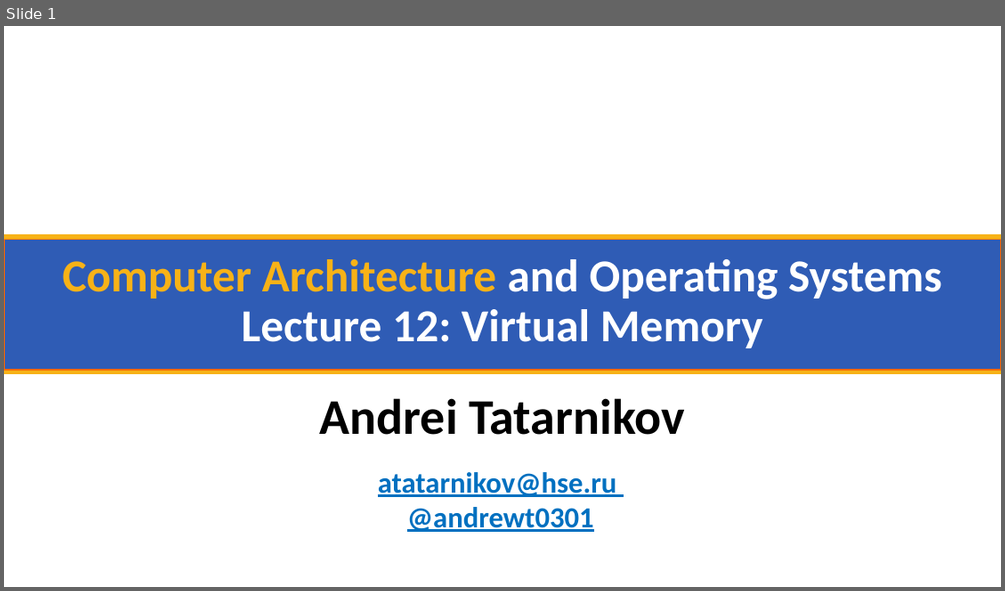
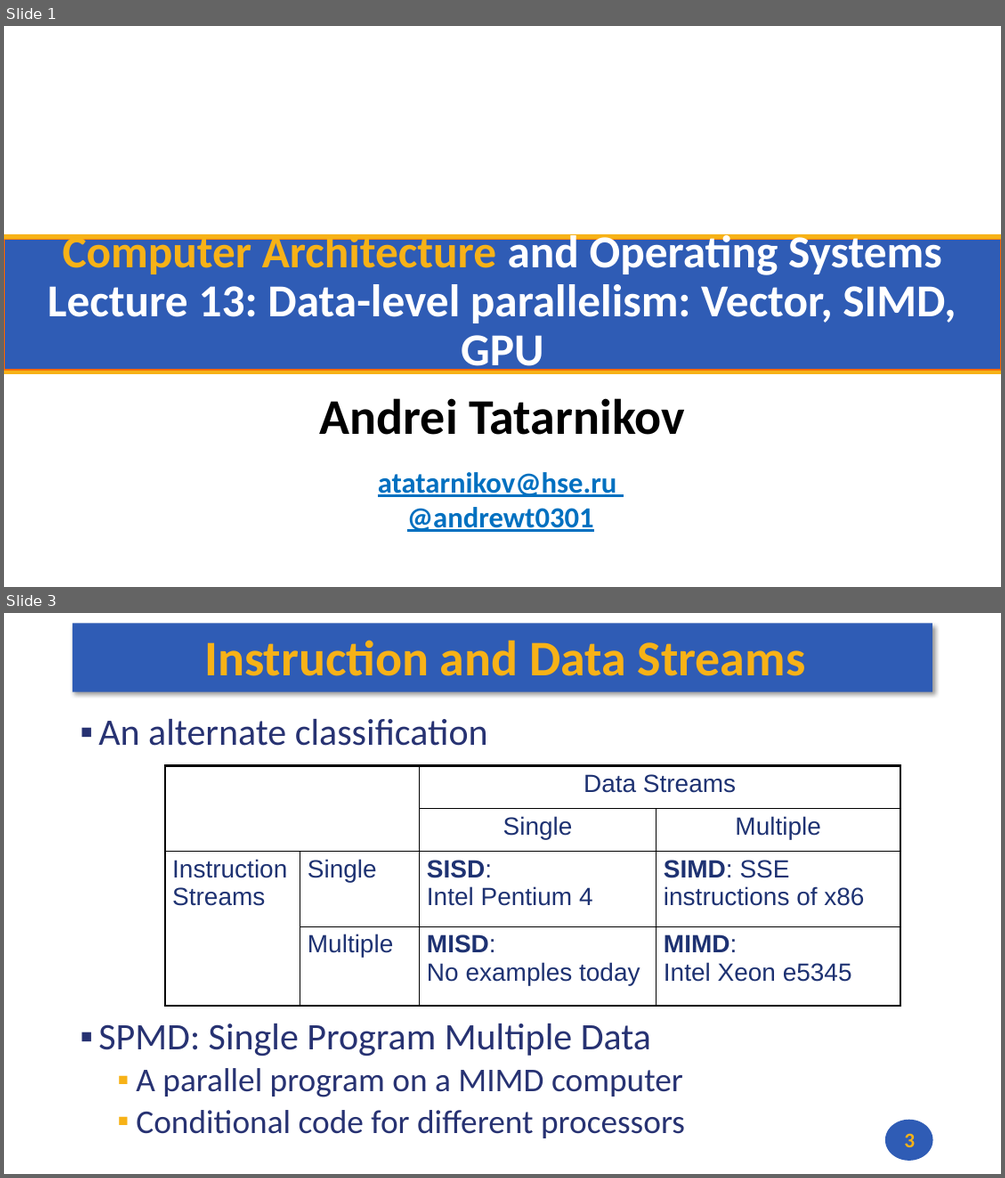
Before and after one commit to andrewt0301/hse-acos-course, a slide deck: docs/part1ca/13_DLP/CA_Lecture_13.pptx. Shown one above the other, each under a label of ours: slide 1 before the commit, slides 1 and 3 after it; the slides between them are not shown. The pictures are 1005x591 and 1005x1178 pixels, drawn with LibreOffice and Linux fonts; fonts in the diff are those of the drawing; background and template pictures are left out. Boxes give left, top, right and bottom in pixels: in the first picture for what was removed or moved away, otherwise in the second. Text is boxed around its words. In the diff, an @@ line names an element or a change of style, - is before the commit and + after.

```diff
--- a/docs/part1ca/13_DLP/CA_Lecture_13.pptx
+++ b/docs/part1ca/13_DLP/CA_Lecture_13.pptx
@@ slide 3 added at bbox=[4, 613, 1001, 1174], background #FFFFFF @@
@@ rectangle added at bbox=[73, 624, 933, 692], fill #2F5CB5 @@
@@ title added at bbox=[204, 640, 806, 676], 48 pt, text #F7B217, bold @@
+Instruction and Data Streams
@@ text added at bbox=[98, 719, 685, 1138], 32 pt, text #273272 @@
+▪ An alternate classification
+▪ SPMD: Single Program Multiple Data
+  ▪ A parallel program on a MIMD computer
+  ▪ Conditional code for different processors
@@ table added at bbox=[165, 765, 900, 1005], 4 rows, 4 columns @@
+ |  | Data Streams | 
+ |  | Single | Multiple
+Instruction Streams | Single | SISD: Intel Pentium 4 | SIMD: SSE instructions of x86
+ | Multiple | MISD: No examples today | MIMD: Intel Xeon e5345
@@ ellipse added at bbox=[885, 1119, 933, 1160], fill #2F5CB5 @@
@@ page number added at bbox=[904, 1133, 914, 1147], 20 pt, text #F7B217, bold @@
+3
@@ slide 1 changed as well @@
@@ title at bbox=[48, 229, 955, 377]: text changed @@
-Computer Architecture and Operating Systems
-Lecture 12: Virtual Memory
+Computer Architecture and Operating Systems
+Lecture 13: Data-level parallelism: Vector, SIMD, GPU
```
Also in this commit, not shown: 13 other slides added, 18 slides removed, 1 other file.
